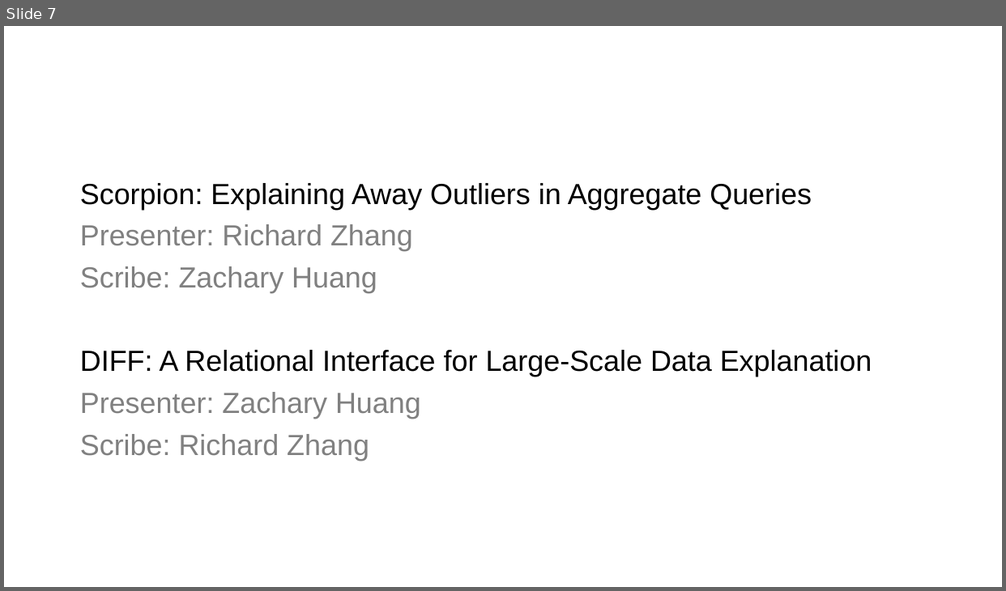
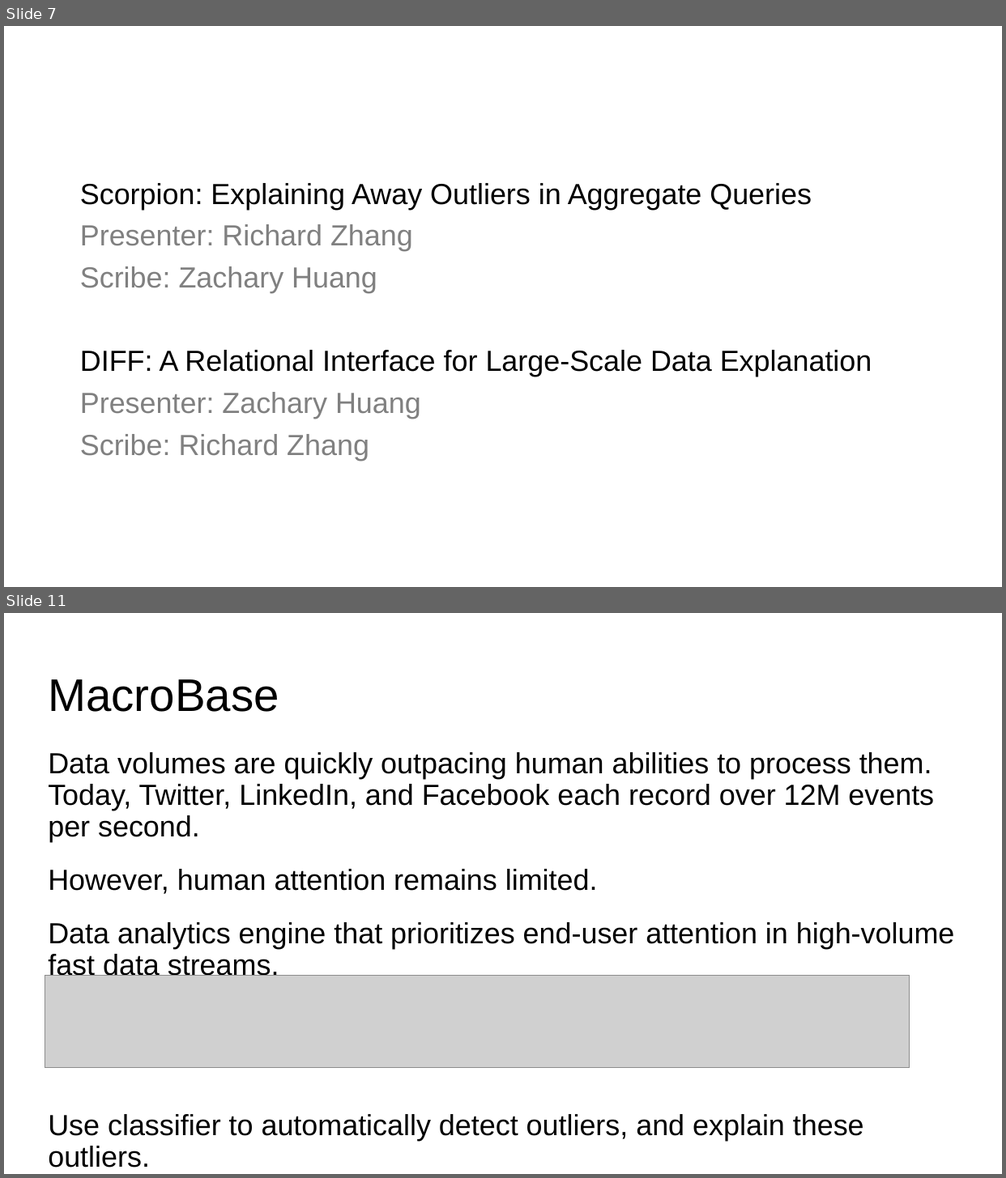
Before and after one commit to columbiaviz/columbiaviz.github.io, a slide deck: 2020s_w6998/lecs/14_explanation.pptx. Shown one above the other, each under a label of ours: slide 7 before the commit, slides 7 and 11 after it; the slides between them are not shown. The pictures are 1006x591 and 1006x1178 pixels, drawn with LibreOffice and Linux fonts; fonts in the diff are those of the drawing; grey boxes stand for pictures. Boxes give left, top, right and bottom in pixels: in the first picture for what was removed or moved away, otherwise in the second. Text is boxed around its words. In the diff, an @@ line names an element or a change of style, - is before the commit and + after.

```diff
--- a/2020s_w6998/lecs/14_explanation.pptx
+++ b/2020s_w6998/lecs/14_explanation.pptx
@@ slide 11 added at (x1=4, y1=613, x2=1002, y2=1174), background #FFFFFF @@
@@ title added at (x1=48, y1=679, x2=279, y2=712), 44 pt, text #000000 @@
+MacroBase
@@ text added at (x1=48, y1=752, x2=955, y2=1168), 28 pt, text #000000 @@
+Data volumes are quickly outpacing human abilities to process them. Today, Twitter, LinkedIn, and Facebook each record over 12M events per second.
+However, human attention remains limited.
+Data analytics engine that prioritizes end-user attention in high-volume fast data streams.
+Use classifier to automatically detect outliers, and explain these outliers.
@@ picture added at (x1=44, y1=975, x2=910, y2=1068) @@
```
Also in this commit, not shown: 38 other slides added, 1 other file.
